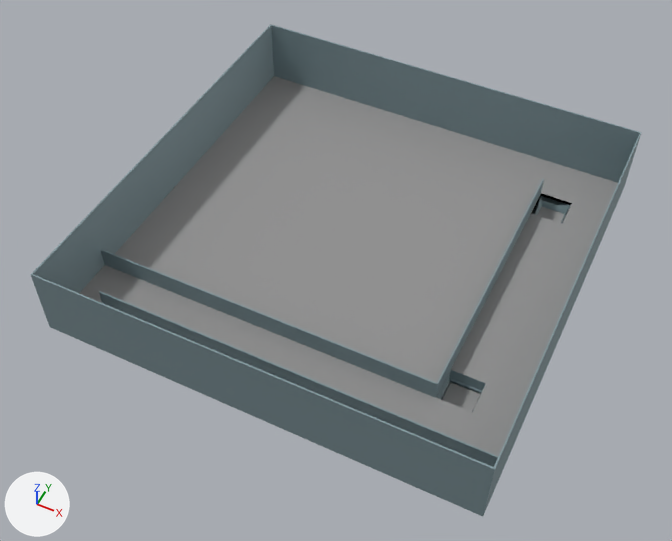
What one commit did to the OBJ model resources/scene.obj.
One viewpoint serves both versions: a camera (50 mm lens) standing at (18.7, -40.7, 48.0) and looking at (-0.4, -2.5, 0.2). The lights are fixed; the arrows at lower left show +X, +Y and +Z. Where no turn or scale is listed for an object, it has been applied to the vertices.

The scene before the commit, as lines of its bpy script (objects in view):
```python
mat_material = principled_material('Material')
mat_material.base_color = (0.8, 0.8, 0.8)  # white #e7e7e7
mat_material.roughness = 1.0
me_plane = bpy.data.meshes.new('Plane')
me_plane.from_pydata(...)  # 162 vertices, 308 faces, 1 loose edge; spans x -15.1..15.1, y -15.1..15.1, z -0.9..5.1
# faces by material slot: [282, 18, 8]
me_plane.materials.append(mat_base)  # cyan #7f949a
me_plane.materials.append(mat_floor)  # grey #949494
me_plane.materials.append(mat_material)  # white #e7e7e7
ob_plane = bpy.data.objects.new('Plane', me_plane)
ob_plane.location = (0.0, 0.0, 0.0)
```
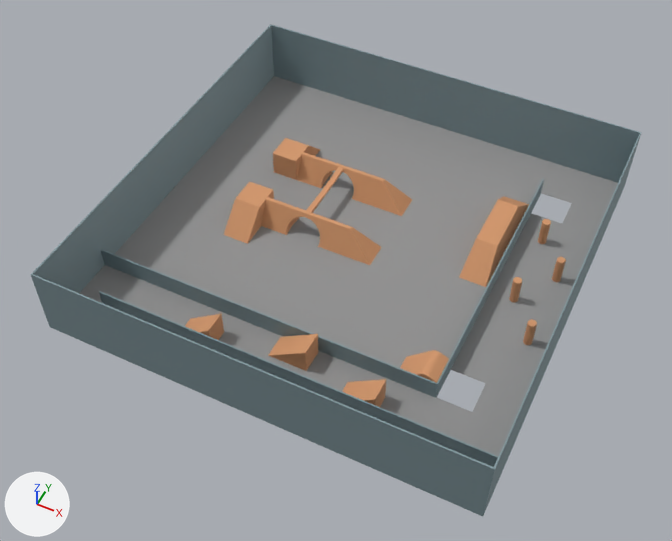
Pixel boxes [x1, y1, x2, y2] of what changed, in the pictures (672 x 541 px):
'Plane', recoloured, reshaped: [30, 24, 642, 516] in both
'Ramp.006', added: after [262, 197, 382, 265]
'Ramp.005', added: after [459, 196, 529, 287]
'Ramp.008', added: after [297, 152, 412, 216]
'Ramp.003', added: after [268, 334, 318, 371]
'Ramp', added: after [224, 199, 261, 244]
'Cube.001', added: after [273, 138, 309, 180]
'Ramp.002', added: after [400, 350, 449, 383]
'Ramp.004', added: after [342, 379, 386, 407]
'Ramp.001', added: after [185, 314, 224, 340]
'Cube', added: after [236, 181, 274, 226]
'Cube.002', added: after [306, 167, 343, 213]
'Cylinder', added: after [523, 319, 537, 345]
'Cylinder.001', added: after [509, 277, 522, 303]
'Cylinder.003', added: after [552, 257, 566, 282]
'Cylinder.002', added: after [538, 219, 551, 244]
'Ramp.007', added: after [308, 145, 320, 156]
part 1 of me_plane, deleted: before [437, 370, 486, 412]
part 2 of me_plane, deleted: before [531, 193, 572, 223]

What changed in the scene script:
```text
Change mat_material:
    mat_material.base_color: (0.8, 0.8, 0.8) -> (0.657, 0.311, 0.146)  # white #e7e7e7 -> beige #d4976b
Change me_plane:
    remove me_plane.from_pydata(...)  # 162 vertices, 308 faces, 1 loose edge; spans x -15.1..15.1, y -15.1..15.1, z -0.9..5.1
    add me_plane.from_pydata(...)  # 143 vertices, 264 faces, 1 loose edge; spans x -15.1..15.1, y -15.1..15.1, z -0.1..5.1
    me_plane part 1
    8 vertices are removed from x 9.8..12.1, y -9.1..-6.7, z -0.9..-0.8
    18 faces are deleted
    me_plane part 2
    11 vertices are removed from x 9.8..12.1, y 9.0..11.3, z -0.9..-0.1
    26 faces are deleted
    remove me_plane.materials.append(mat_material)  # white #e7e7e7
Add ob_ramp_008:
    ob_ramp_008 = bpy.data.objects.new('Ramp.008', me_ramp_008)  # 283 vertices, 562 faces; spans x -7.19..1.5, y 4.43..6.4, z 0.08..2.08; in mat_material_001 (beige #d4976b)
    ob_ramp_008.location = (0.0, 0.0, 0.0)
Add ob_ramp_007:
    ob_ramp_007 = bpy.data.objects.new('Ramp.007', me_ramp_007)  # 42 vertices, 80 faces; spans x -9.16..-7.16, y 6.39..8.37, z 0.08..2.03; in mat_material (beige #d4976b)
    ob_ramp_007.location = (0.0, 0.0, 0.0)
Add ob_ramp_006:
    ob_ramp_006 = bpy.data.objects.new('Ramp.006', me_ramp_006)  # 283 vertices, 562 faces; spans x -7.19..1.5, y -0.98..0.98, z 0.08..2.08; in mat_material_001 (beige #d4976b)
    ob_ramp_006.location = (0.0, 0.0, 0.0)
Add ob_ramp_005:
    ob_ramp_005 = bpy.data.objects.new('Ramp.005', me_ramp_005)  # 62 vertices, 120 faces; spans x 7.36..9.35, y 0.71..9.77, z 0.08..2.08; in mat_material (beige #d4976b)
    ob_ramp_005.location = (0.0, 0.0, 0.0)
Add ob_ramp_004:
    ob_ramp_004 = bpy.data.objects.new('Ramp.004', me_ramp_004)  # 42 vertices, 80 faces; spans x 4.29..6.95, y -12.05..-10.41, z 0.07..2.05; in mat_material (beige #d4976b)
    ob_ramp_004.location = (0.0, 0.0, 0.0)
Add ob_ramp_003:
    ob_ramp_003 = bpy.data.objects.new('Ramp.003', me_ramp_003)  # 42 vertices, 80 faces; spans x -1.15..1.7, y -10.86..-9.18, z 0.07..2.05; in mat_material (beige #d4976b)
    ob_ramp_003.location = (0.0, 0.0, 0.0)
Add ob_ramp_002:
    ob_ramp_002 = bpy.data.objects.new('Ramp.002', me_ramp_002)  # 80 vertices, 156 faces; spans x 6.78..9.65, y -9.01..-7.01, z 0.07..1.94; in mat_material (beige #d4976b)
    ob_ramp_002.location = (0.0, 0.0, 0.0)
Add ob_ramp_001:
    ob_ramp_001 = bpy.data.objects.new('Ramp.001', me_ramp_001)  # 42 vertices, 80 faces; spans x -7.17..-4.53, y -12.05..-10.48, z 0.07..2.05; in mat_material (beige #d4976b)
    ob_ramp_001.location = (0.0, 0.0, 0.0)
Add ob_ramp:
    ob_ramp = bpy.data.objects.new('Ramp', me_ramp)  # 42 vertices, 80 faces; spans x -9.16..-7.16, y -2.97..-0.99, z 0.08..2.03; in mat_material (beige #d4976b)
    ob_ramp.location = (0.0, 0.0, 0.0)
Add ob_cylinder_003:
    ob_cylinder_003 = bpy.data.objects.new('Cylinder.003', me_cylinder_003)  # 136 vertices, 268 faces; spans x 13.07..13.66, y 3.29..3.88, z 0.09..2.09; in mat_material (beige #d4976b)
    ob_cylinder_003.location = (0.0, 0.0, 0.0)
Add ob_cylinder_002:
    ob_cylinder_002 = bpy.data.objects.new('Cylinder.002', me_cylinder_002)  # 136 vertices, 268 faces; spans x 11.07..11.66, y 6.29..6.88, z 0.09..2.09; in mat_material (beige #d4976b)
    ob_cylinder_002.location = (0.0, 0.0, 0.0)
Add ob_cylinder_001:
    ob_cylinder_001 = bpy.data.objects.new('Cylinder.001', me_cylinder_001)  # 120 vertices, 236 faces; spans x 11.07..11.66, y 0.29..0.88, z 0.09..2.09; in mat_material (beige #d4976b)
    ob_cylinder_001.location = (0.0, 0.0, 0.0)
Add ob_cylinder:
    ob_cylinder = bpy.data.objects.new('Cylinder', me_cylinder)  # 136 vertices, 268 faces; spans x 13.07..13.66, y -2.71..-2.12, z 0.09..2.09; in mat_material (beige #d4976b)
    ob_cylinder.location = (0.0, 0.0, 0.0)
Add ob_cube_002:
    ob_cube_002 = bpy.data.objects.new('Cube.002', me_cube_002)  # 80 vertices, 140 faces; spans x -4.08..-3.68, y 0.12..5.32, z 1.79..2.05; in mat_material (beige #d4976b)
    ob_cube_002.location = (0.0, 0.0, 0.0)
Add ob_cube_001:
    ob_cube_001 = bpy.data.objects.new('Cube.001', me_cube_001)  # 56 vertices, 108 faces; spans x -9.15..-7.15, y 4.42..6.42, z 0.04..2.04; in mat_material (beige #d4976b)
    ob_cube_001.location = (0.0, 0.0, 0.0)
Add ob_cube:
    ob_cube = bpy.data.objects.new('Cube', me_cube)  # 56 vertices, 108 faces; spans x -9.15..-7.15, y -1.0..1.0, z 0.04..2.04; in mat_material (beige #d4976b)
    ob_cube.location = (0.0, 0.0, 0.0)
```
